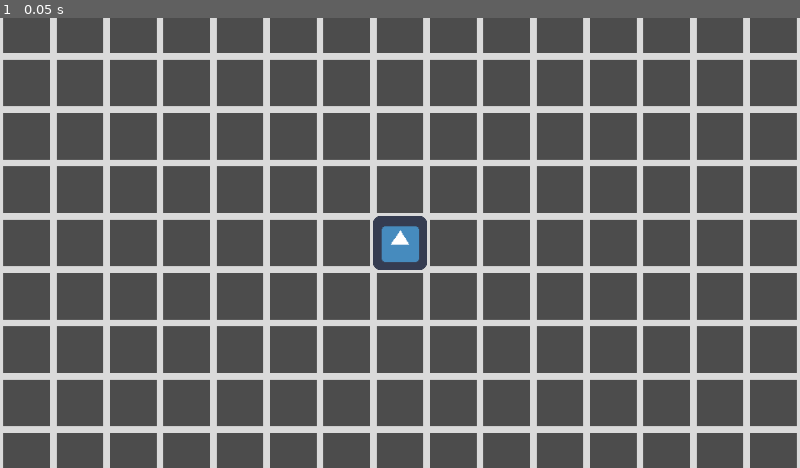
Above: before the commit, frame 1.
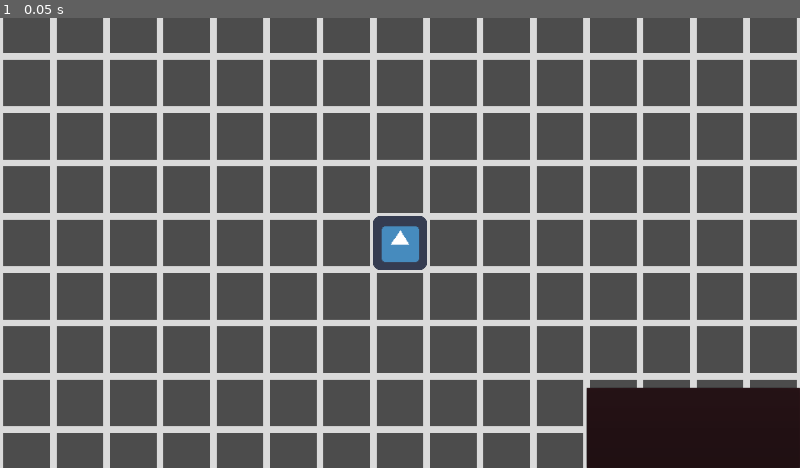
Above: after the commit, the same moment.

Repository: blongty/Meibossama
Game: Godot game, scene res://Levels/main.tscn
Same seed, same stepped clock (60 frames per second), same inputs: the game is played once before the commit and once after it. The project has no main scene, so this scene is started directly. The engine's default icon, where the game draws it, is replaced by a stand-in: a white triangle on a blue panel in a dark square.
Inputs:
- Up to frame 1 (0.05 s): no input

The runs differ from the first frame. In frame 1, 4.8% of the frame differs, in the area x 73-100%, y 82-100%.

Commit message:
Action button working in main scene, game UI init

Diff:
--- a/Characters/Player/Player.tscn
+++ b/Characters/Player/Player.tscn
@@ -18,8 +18,5 @@
 region_enabled = true
 region_rect = Rect2( 0, 0, 64, 64 )
 
-[node name="Camera2D" type="Camera2D" parent="."]
-current = true
-
 [node name="CollisionShape2D" type="CollisionShape2D" parent="."]
 shape = SubResource( 1 )
--- a/Levels/main.tscn
+++ b/Levels/main.tscn
@@ -1,7 +1,8 @@
-[gd_scene load_steps=3 format=2]
+[gd_scene load_steps=4 format=2]
 
 [ext_resource path="res://Characters/Player/Player.tscn" type="PackedScene" id=1]
 [ext_resource path="res://Environment/Grid.tscn" type="PackedScene" id=2]
+[ext_resource path="res://UI/Gameplay/UI.tscn" type="PackedScene" id=3]
 
 [node name="Root" type="Node2D"]
 
@@ -10,3 +11,23 @@
 [node name="Player" parent="." instance=ExtResource( 1 )]
 tilemap_reference = NodePath("../../Root/Grid")
 debug_movement = true
+
+[node name="Camera2D" type="Camera2D" parent="Player"]
+current = true
+
+[node name="CenterContainer" type="CenterContainer" parent="Player/Camera2D"]
+margin_right = 40.0
+margin_bottom = 40.0
+use_top_left = true
+__meta__ = {
+"_edit_use_anchors_": false
+}
+
+[node name="Control" parent="Player/Camera2D/CenterContainer" instance=ExtResource( 3 )]
+anchor_right = 0.0
+anchor_bottom = 0.0
+margin_left = -961.0
+margin_top = -540.0
+margin_right = 959.0
+margin_bottom = 540.0
+player_reference = NodePath("../../..")
--- a/UI/Action/Button.gd
+++ b/UI/Action/Button.gd
@@ -1,13 +1,13 @@
 extends Button
 
-export(NodePath) var player_reference
 var player
+var ui_root
 
 func _ready():
-	player = get_node(player_reference)
+	ui_root = get_parent()
+	player = ui_root.get_node(ui_root.player_reference)
 
 func _on_Button_pressed():
-	set_modulate(Color.red)
 	var choice
 
 	# Generate a integer between 1 and 4 inclusively
@@ -16,14 +16,19 @@
 	# If 1, print something
 	if choice == 1:
 		player.move_up()
+		print('moved up')
 
 	# Else if 2, print something else
-	elif choice ==2:
+	elif choice == 2:
 		player.move_down()
+		print('moved down')
+
 	# else if 3, print something else
-	elif choice ==3:
+	elif choice == 3:
 		player.move_right()
+		print('moved right')
 
 	# else if 4, do something eauingjkaeng
-	elif choice ==4:
+	elif choice == 4:
 		player.move_left()
+		print('moved left')
--- a/UI/Action/Button.tscn
+++ b/UI/Action/Button.tscn
@@ -4,14 +4,9 @@
 
 [node name="Button" type="Button"]
 modulate = Color( 0.576471, 0.298039, 0.298039, 1 )
-anchor_left = 1.0
-anchor_top = 1.0
-anchor_right = 1.0
-anchor_bottom = 1.0
-margin_left = 738.898
-margin_top = 440.688
-margin_right = 942.898
-margin_bottom = 508.688
+margin_right = 256.0
+margin_bottom = 64.0
+rect_min_size = Vector2( 256, 128 )
 script = ExtResource( 1 )
 __meta__ = {
 "_edit_use_anchors_": false
--- /dev/null
+++ b/UI/Gameplay/UI.gd
@@ -0,0 +1,3 @@
+extends Control
+
+export(NodePath) var player_reference
--- /dev/null
+++ b/UI/Gameplay/UI.tscn
@@ -0,0 +1,23 @@
+[gd_scene load_steps=3 format=2]
+
+[ext_resource path="res://UI/Gameplay/UI.gd" type="Script" id=1]
+[ext_resource path="res://UI/Action/Button.tscn" type="PackedScene" id=2]
+
+[node name="UI" type="Control"]
+anchor_right = 1.0
+anchor_bottom = 1.0
+rect_min_size = Vector2( 1920, 1080 )
+script = ExtResource( 1 )
+__meta__ = {
+"_edit_use_anchors_": false
+}
+
+[node name="Button" parent="." instance=ExtResource( 2 )]
+anchor_left = 1.0
+anchor_top = 1.0
+anchor_right = 1.0
+anchor_bottom = 1.0
+margin_left = -512.0
+margin_top = -192.0
+margin_right = 0.0
+margin_bottom = 0.0
